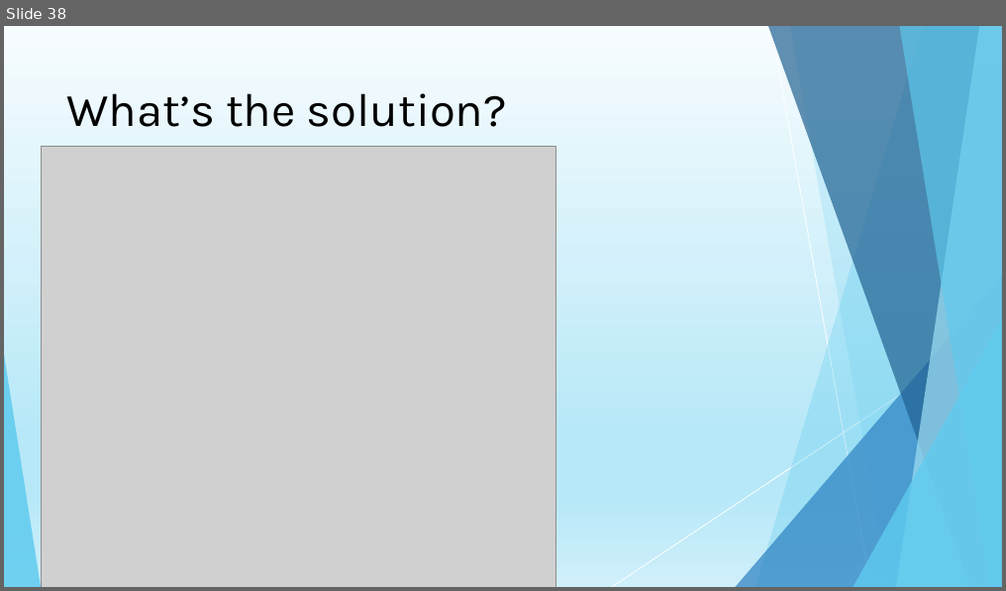
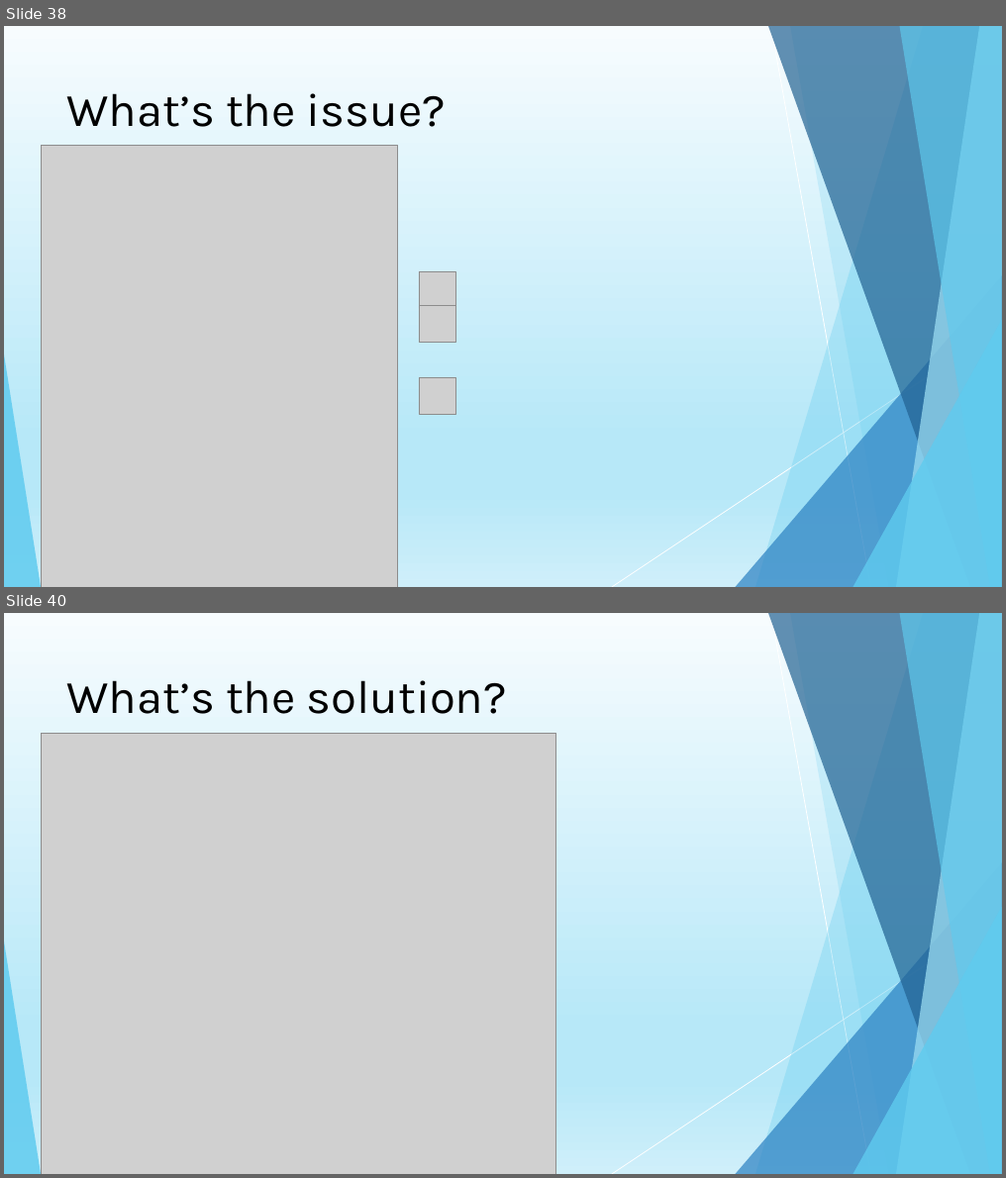
Before and after one commit to ChrisJohnson0120/ErrorHandlingTalks, a slide deck: Presentations/Error Handling Lightning Talk.pptx. Shown one above the other, each under a label of ours: slide 38 before the commit, slides 38 and 40 after it; the slides between them are not shown. The pictures are 1006x591 and 1006x1178 pixels, drawn with LibreOffice and Linux fonts; fonts in the diff are those of the drawing; grey boxes stand for pictures. Boxes give left, top, right and bottom in pixels: in the first picture for what was removed or moved away, otherwise in the second. Text is boxed around its words. In the diff, an @@ line names an element or a change of style, - is before the commit and + after.

```diff
--- a/Presentations/Error Handling Lightning Talk.pptx
+++ b/Presentations/Error Handling Lightning Talk.pptx
@@ slide 38 added at bbox=[4, 26, 1002, 587], background gradient #F7FCFE to #B7E8F8 to #CFEFFA; not listed: 10 template elements that a slide beside it also shows @@
@@ rectangle added at bbox=[4, 26, 1002, 587], fill gradient #F7FCFE to #B7E8F8 to #CFEFFA @@
@@ title added at bbox=[67, 93, 446, 127], 45 pt, text #000000 @@
+What’s the issue?
@@ picture added at bbox=[41, 145, 397, 587] @@
@@ picture added at bbox=[419, 272, 455, 308] @@
@@ picture added at bbox=[419, 306, 455, 343] @@
@@ group added at bbox=[4, 26, 1002, 587]: 5 freeform shapes, 3 triangles, 2 lines @@
@@ picture added at bbox=[419, 377, 455, 414] @@
@@ what was slide 38 is now slide 40 @@
```
Also in this commit, not shown: 5 slides changed, 1 other slide added.
